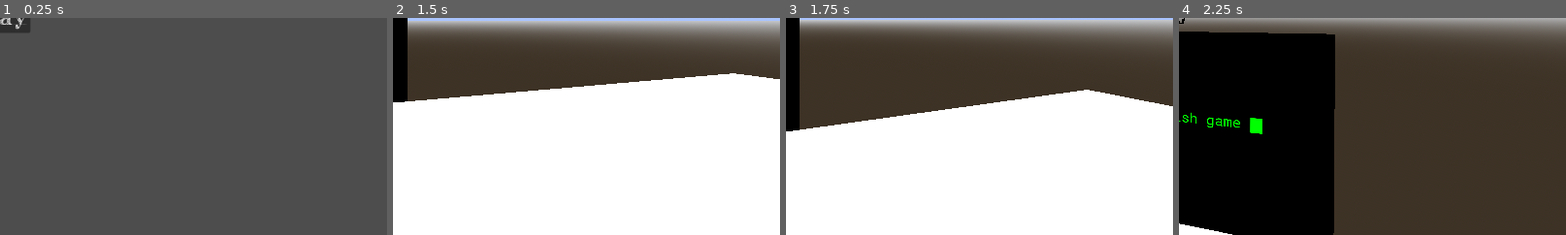
Above: before the commit, frames 1-4 (left to right).
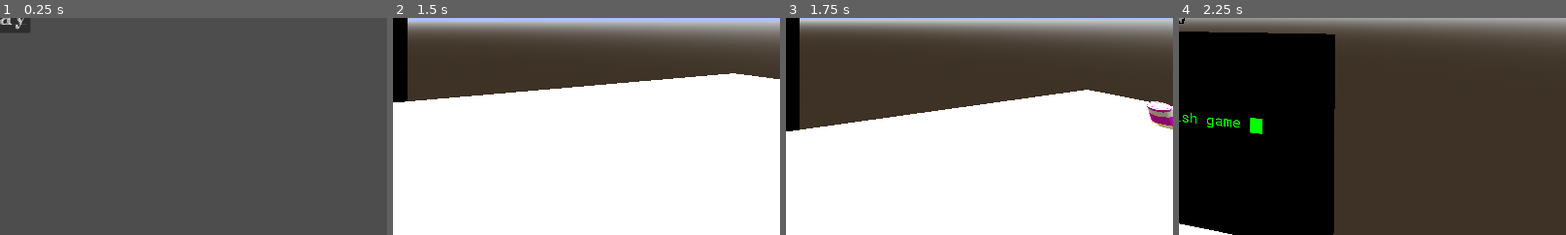
Above: after the commit, the same moments.

Repository: CodeOS99/CrumblingFramework
Game: Godot game, scene res://scenes/main_menu.tscn
The game is run twice, just before and just after one commit, with the same random seed, the same clock (stepped at 60 frames per second) and the same inputs.
Inputs (mouse positions are % of the whole screen's width and height, from its top left):
- Up to frame 1 (0.25 s): no input
- Up to frame 2 (1.5 s): click "Play" at 0.5 s; tap Enter at 1.25 s; move the mouse to (55, 50) at 1.27 s; hold W (up) from 1.28 s (still down); hold E (interact) from 1.28 s (still down)
- Up to frame 3 (1.75 s): keep holding W (up); keep holding E (interact); tap Space (jump) at 1.52 s
- Up to frame 4 (2.25 s): keep holding W (up); move the mouse to (45, 50) at 2.02 s; release E (interact) at 2.03 s; tap E (interact) at 2.1 s
The pictures show only the part of the screen within x 50-100%, y 50-100%; the shares and areas given below are measured in that part.

Frames 1-2 are identical in both runs. In frame 3, 0.5% of the frame differs, in the area x 93-100%, y 38-52%; in frame 4, nothing differs.

Commit message:
Finished game and fixed bugs and completed glitch removal stuff

Diff:
--- /dev/null
+++ b/scenes/end.tscn
@@ -0,0 +1,43 @@
+[gd_scene format=3 uid="uid://dd7cy1gsxgxes"]
+
+[node name="End" type="Control"]
+layout_mode = 3
+anchors_preset = 15
+anchor_right = 1.0
+anchor_bottom = 1.0
+grow_horizontal = 2
+grow_vertical = 2
+
+[node name="Label" type="Label" parent="."]
+layout_mode = 1
+anchors_preset = 5
+anchor_left = 0.5
+anchor_right = 0.5
+offset_left = -20.0
+offset_right = 20.0
+offset_bottom = 18.0
+grow_horizontal = 2
+theme_override_font_sizes/font_size = 75
+text = "Thanks for fixing my game!"
+
+[node name="Label2" type="Label" parent="."]
+layout_mode = 1
+anchors_preset = 8
+anchor_left = 0.5
+anchor_top = 0.5
+anchor_right = 0.5
+anchor_bottom = 0.5
+offset_left = -20.0
+offset_top = -9.0
+offset_right = 20.0
+offset_bottom = 9.0
+grow_horizontal = 2
+grow_vertical = 2
+theme_override_font_sizes/font_size = 24
+text = "This game is currently super unfinished, like ironically
+the game's whole thing was supposed to be that it was
+incomplete as a joke and the main dev forgot to make it.
+But its kind of true right now, the game is almost completely
+incomplete. I want to add more tasks(with more depth, currently
+this game can also be called press E simulator) and some form
+of actual progression."
--- a/scenes/main_game.tscn
+++ b/scenes/main_game.tscn
@@ -356,19 +356,49 @@
 transform = Transform3D(1, 0, 0, 0, 0.787462, 0.616363, 0, -0.616363, 0.787462, 0, -0.140166, 0)
 shape = SubResource("ConvexPolygonShape3D_l6o7r")
 
+[node name="Glitch4" type="StaticBody3D" parent="." groups=["glitch"]]
+transform = Transform3D(0.666311, -0.745674, 0, 0.745674, 0.666311, 0, 0, 0, 1, 23.5116, 0, 17.915)
+script = ExtResource("7_vxdye")
+
+[node name="mesh" type="MeshInstance3D" parent="Glitch4"]
+transform = Transform3D(1, 0, 0, 0, 0.787462, 0.616363, 0, -0.616363, 0.787462, 0, 0, 0)
+cast_shadow = 0
+mesh = SubResource("BoxMesh_sa1pr")
+skeleton = NodePath("../..")
+surface_material_override/0 = SubResource("StandardMaterial3D_r1ikw")
+
+[node name="CollisionShape3D" type="CollisionShape3D" parent="Glitch4"]
+transform = Transform3D(1, 0, 0, 0, 0.787462, 0.616363, 0, -0.616363, 0.787462, 0, 0, 0)
+shape = SubResource("ConvexPolygonShape3D_l6o7r")
+
 [node name="Glitch2" type="StaticBody3D" parent="." groups=["glitch"]]
 transform = Transform3D(1, 0, 0, 0, 1, 0, 0, 0, 1, 66.638, -3.956, 13.577)
 script = ExtResource("7_vxdye")
 
 [node name="mesh" type="MeshInstance3D" parent="Glitch2"]
-transform = Transform3D(0.534765, 0.845001, 0, -0.845001, 0.534765, 0, 0, 0, 1, 0, 0, 0)
+transform = Transform3D(1, 0, 0, 0, -0.112128, -0.993694, 0, 0.993694, -0.112128, 0, 0, 0)
 material_overlay = SubResource("StandardMaterial3D_piccb")
 mesh = SubResource("CylinderMesh_1upfa")
 skeleton = NodePath("../..")
 surface_material_override/0 = SubResource("ShaderMaterial_xmslh")
 
 [node name="CollisionShape3D" type="CollisionShape3D" parent="Glitch2"]
-transform = Transform3D(0.503367, 0.864073, 0, -0.864073, 0.503367, 0, 0, 0, 1, 0, 0, 0)
+transform = Transform3D(1, 0, 0, 0, -0.111469, -0.993768, 0, 0.993768, -0.111469, 0, 0, 0)
+shape = SubResource("CylinderShape3D_7o110")
+
+[node name="Glitch3" type="StaticBody3D" parent="." groups=["glitch"]]
+transform = Transform3D(1, 0, 0, 0, 1, 0, 0, 0, 1, 40.404, 0.81, -10.9351)
+script = ExtResource("7_vxdye")
+
+[node name="mesh" type="MeshInstance3D" parent="Glitch3"]
+transform = Transform3D(0.873228, -0.487311, 0, 0.487311, 0.873228, 0, 0, 0, 1, 0, 0, 0)
+material_overlay = SubResource("StandardMaterial3D_piccb")
+mesh = SubResource("CylinderMesh_1upfa")
+skeleton = NodePath("../..")
+surface_material_override/0 = SubResource("ShaderMaterial_xmslh")
+
+[node name="CollisionShape3D" type="CollisionShape3D" parent="Glitch3"]
+transform = Transform3D(0.872922, -0.48786, 0, 0.48786, 0.872922, 0, 0, 0, 1, 0, 0, 0)
 shape = SubResource("CylinderShape3D_7o110")
 
 [node name="FallCheck" type="Area3D" parent="."]
--- a/scripts/floating_up_label_3d.gd
+++ b/scripts/floating_up_label_3d.gd
@@ -1,6 +1,14 @@
 extends Label3D
 
+var text_to_display := ""
+
 func _ready() -> void:
+	if text_to_display:
+		text = text_to_display
+
+	# so position is set properly ik this is an ass way to do this but it works
+	await get_tree().process_frame
+
 	var t = get_tree().create_tween()
 	t.tween_property(self, "global_position", self.global_position + Vector3(0, 3, 0), 1.5).set_trans(Tween.TRANS_EXPO).set_ease(Tween.EASE_OUT)
 	t.tween_interval(.15)
--- a/scripts/glitch.gd
+++ b/scripts/glitch.gd
@@ -8,7 +8,8 @@
 	# I tried to make the glitches disappear slowly when removed but i sort of messed something up so...
 	Globals.removed_glitch()
 	var l = floating_label.instantiate()
+	l.global_position = global_position
+	l.text_to_display = "Glitch removed!\n" + str(Globals.removed_glitches) + " out of " + str(Globals.total_glitches)
 	get_tree().root.add_child(l)
-	l.global_position = self.global_position
-	l.text = "Glitch removed!\n" + str(Globals.removed_glitches) + " out of " + str(Globals.total_glitches)
-	self.queue_free()
+
+	queue_free()
--- a/scripts/player.gd
+++ b/scripts/player.gd
@@ -87,6 +87,9 @@
 	if can_interact and Input.is_action_pressed("interact"):
 		interact_body.interact()
 
+	if Globals.killed_bugs == Globals.total_bugs and Globals.removed_glitches == Globals.total_glitches:
+		get_tree().change_scene_to_file("res://scenes/end.tscn")
+
 func _headbob(time: float) -> Vector3:
 	var pos = Vector3.ZERO
 	pos.y = sin(time * BOB_FREQ) * BOB_AMP
Not shown, changed: README.md
